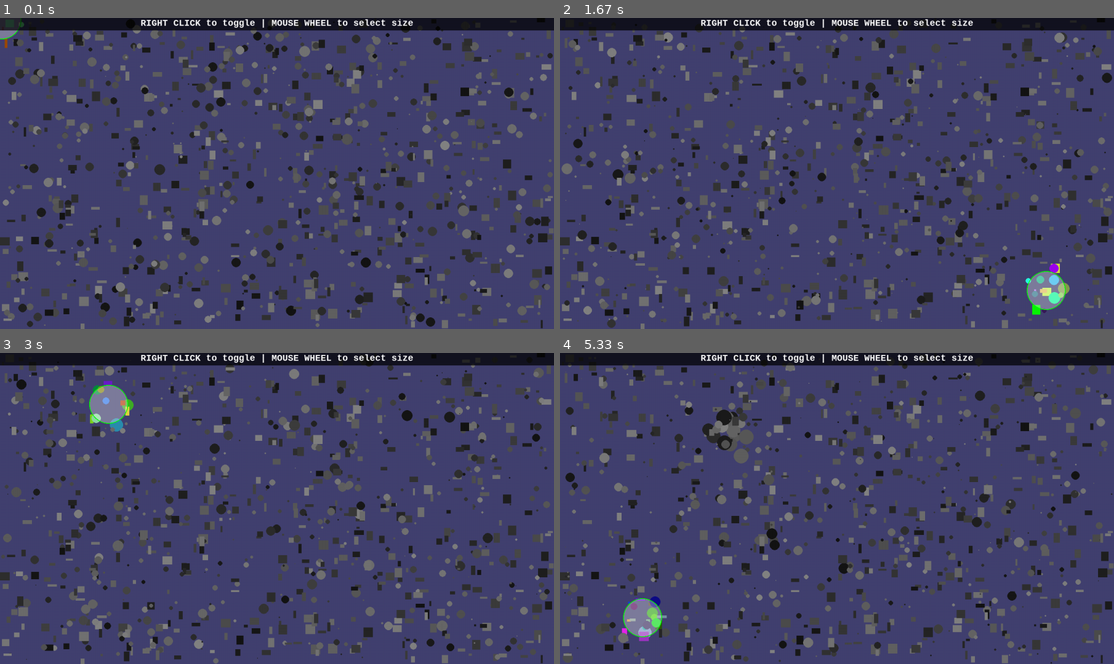
Above: before the commit, frames 1-4 (two rows, left to right).
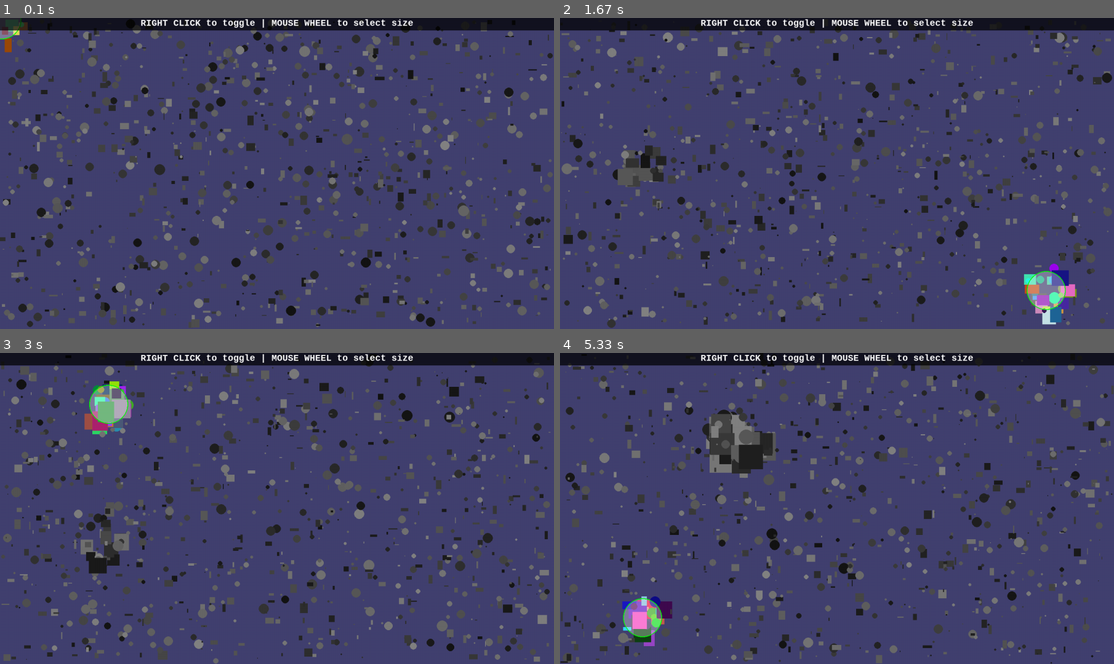
Above: after the commit, the same moments.

Repository: pygame-community/pygame-geometry
Game: pygame game, started from tests/circle_test.py
Same seed, same stepped clock (60 frames per second), same inputs: the game is played once before the commit and once after it.
Inputs (mouse positions are in pixels of both pictures, inside the frame that each line leads up to):
- Up to frame 1 (0.1 s): no input
- Up to frame 2 (1.67 s): move the mouse to (814, 185) at 0.37 s; click (920, 64) at 0.88 s; click (637, 164) at 1.22 s; click (1047, 291) at 1.55 s
- Up to frame 3 (3 s): click (421, 480) at 1.92 s; click (94, 539) at 2.25 s; click (110, 402) at 2.75 s
- Up to frame 4 (5.33 s): click (715, 452) at 3.32 s; click (670, 623) at 3.65 s; click (726, 533) at 4.08 s; click (731, 433) at 4.48 s; click (643, 617) at 5.15 s

The runs differ from the first frame. In frame 1, 11% of the frame differs, in the area x 0-100%, y 0-100%; in frame 2, 14%; in frame 3, 14%; in frame 4, 15%.

Commit message:
added rect scaling in circle_test.py

Diff:
--- a/tests/circle_test.py
+++ b/tests/circle_test.py
@@ -103,6 +103,7 @@
                 shape.scale_ip(shape.radius + 0.2)
                 pygame.draw.circle(screen, coll_color, *shape())
             elif is_rect:
+                shape.inflate_ip(1, 1)
                 pygame.draw.rect(screen, coll_color, shape)
         else:
             if is_circle:
@@ -116,6 +117,18 @@
                 shape.scale_ip(shape.radius - 0.25)
                 pygame.draw.circle(screen, color, *shape())
             elif is_rect:
+                value = 0.25
+
+                if shape.h != 0:
+                    w_ov_h = shape.w / shape.h
+                    shape.w -= 0.1
+                    shape.h -= 0.1 * w_ov_h
+                    if shape.w <= 1 or shape.h <= 1:
+                        dimx = randint(MIN_RECT_WIDTH, MAX_RECT_WIDTH)
+                        dimy = randint(MIN_RECT_HEIGHT, MAX_RECT_HEIGHT)
+                        shape.update((randint(0, WIDTH - dimx),
+                                      randint(0, HEIGHT - dimy)), (dimx, dimy))
+
                 pygame.draw.rect(screen, color, shape)
 
     # blit the mouse circle surface on the screen
